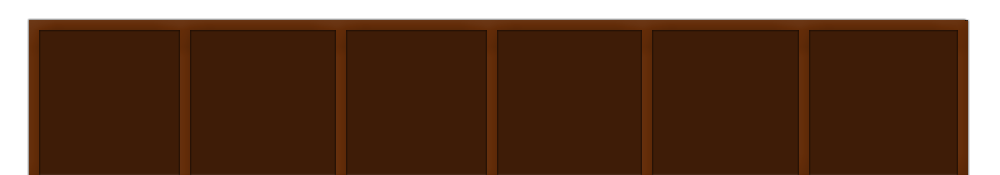
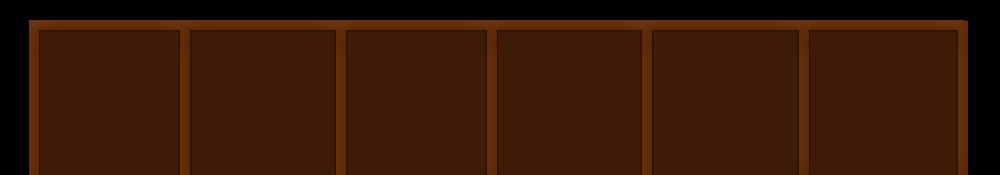
Revision of a layered 1000 x 175 image; what changed, layer by layer:
showed "Background" over [0, 0, 1000, 175]
